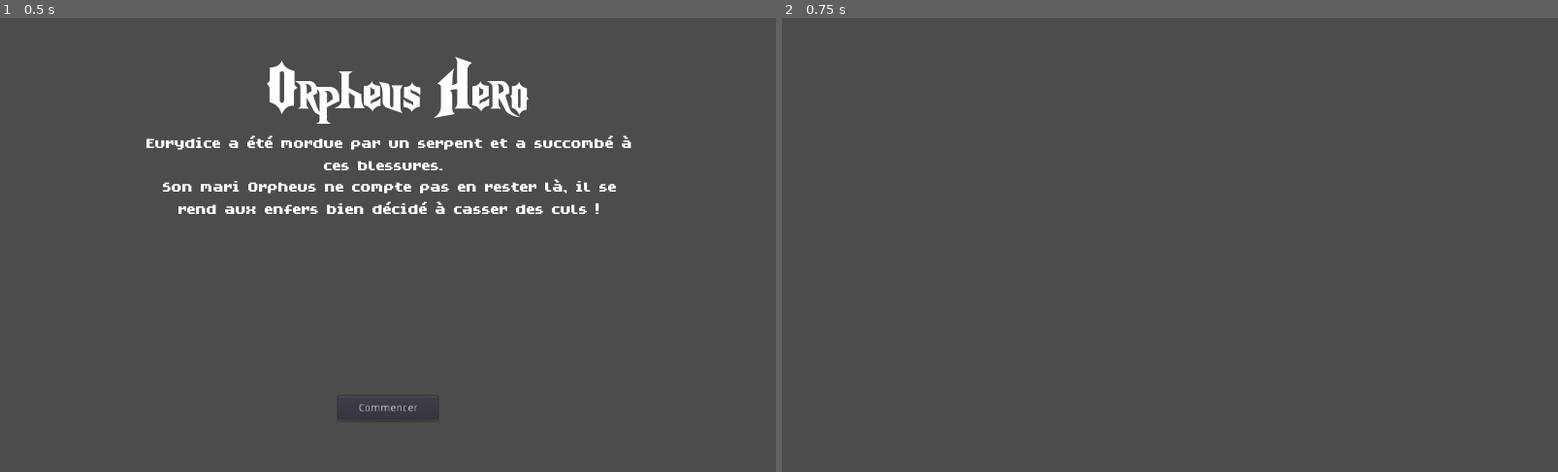
Above: before the commit, frames 1-2 (left to right).
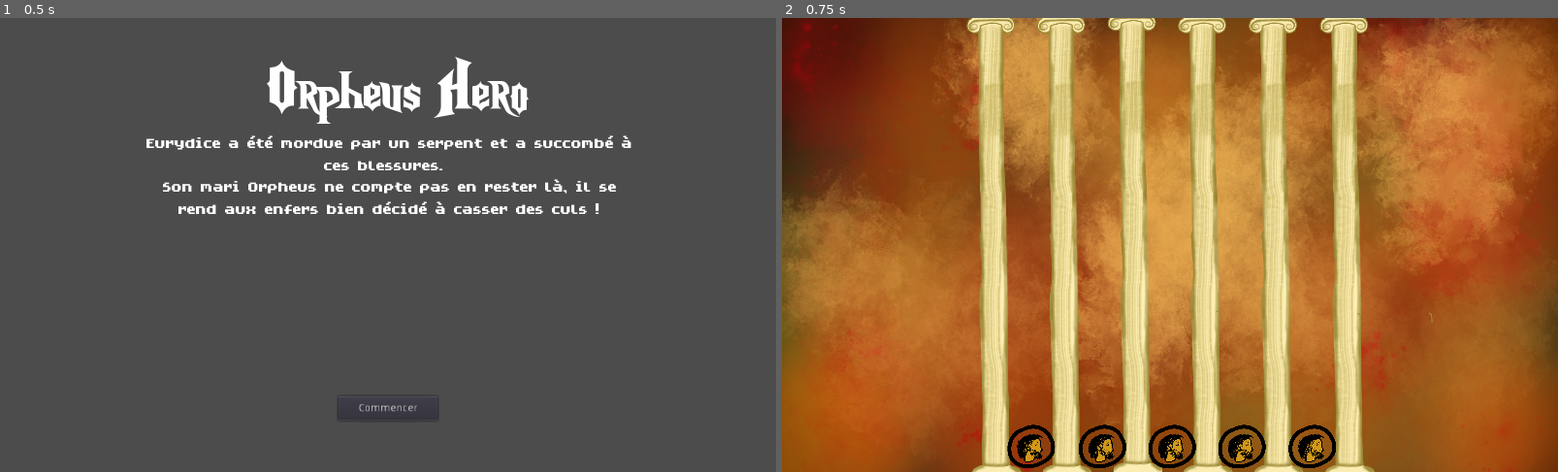
Above: after the commit, the same moments.

Repository: MarianPoirot/OrpheusHero
Game: Godot game, scene res://Scenes/UI/OpeningUI.tscn
The game is run twice, just before and just after one commit, with the same random seed, the same clock (stepped at 60 frames per second) and the same inputs.
Inputs:
- Up to frame 1 (0.5 s): no input
- Up to frame 2 (0.75 s): click "Commencer" at 0.5 s

Frame 1 is identical in both runs. In frame 2, 100% of the frame differs, in the area x 0-100%, y 0-100%.

Commit message:
Linked sprite coin

Diff:
--- a/Scenes/UI/PlayingUI.tscn
+++ b/Scenes/UI/PlayingUI.tscn
@@ -1,27 +1,37 @@
-[gd_scene load_steps=4 format=2]
+[gd_scene load_steps=5 format=2]
 
 [ext_resource path="res://Scripts/UI/PlayingScript.gd" type="Script" id=1]
 [ext_resource path="res://Scenes/World/GameButton.tscn" type="PackedScene" id=2]
 [ext_resource path="res://Scenes/Music/Conductor.tscn" type="PackedScene" id=3]
+[ext_resource path="res://Assets/Sprites/inferno.png" type="Texture" id=4]
 
 [node name="PlayingUI" type="Control"]
 script = ExtResource( 1 )
 
 [node name="Sprite" type="Sprite" parent="."]
+position = Vector2( 512, 300 )
+scale = Vector2( 0.533333, 0.555093 )
+texture = ExtResource( 4 )
 
 [node name="LeftButton" parent="." instance=ExtResource( 2 )]
+position = Vector2( 329, 565 )
+scale = Vector2( 0.132, 0.132 )
 input = "Left"
 
 [node name="MidLeftButton" parent="." instance=ExtResource( 2 )]
+position = Vector2( 700, 565 )
 input = "MidLeft"
 
 [node name="MidButton" parent="." instance=ExtResource( 2 )]
+position = Vector2( 607, 565 )
 input = "Middle"
 
 [node name="MidRightButton" parent="." instance=ExtResource( 2 )]
+position = Vector2( 423, 565 )
 input = "MidRight"
 
 [node name="RightButton" parent="." instance=ExtResource( 2 )]
+position = Vector2( 515, 565 )
 input = "Right"
 
 [node name="Score" type="Label" parent="."]
--- a/Scenes/World/GameButton.tscn
+++ b/Scenes/World/GameButton.tscn
@@ -1,25 +1,31 @@
-[gd_scene load_steps=6 format=2]
+[gd_scene load_steps=8 format=2]
 
 [ext_resource path="res://Scripts/World/GameButtonScript.gd" type="Script" id=1]
+[ext_resource path="res://Assets/Sprites/coin.png" type="Texture" id=2]
 
 [sub_resource type="SpriteFrames" id=1]
 animations = [ {
-"frames": [  ],
+"frames": [ ExtResource( 2 ) ],
 "loop": true,
 "name": "default",
 "speed": 5.0
 } ]
 
 [sub_resource type="RectangleShape2D" id=2]
-extents = Vector2( 4, 1 )
+extents = Vector2( 120, 30 )
 
 [sub_resource type="RectangleShape2D" id=3]
-extents = Vector2( 4, 4 )
+extents = Vector2( 120, 90 )
+
+[sub_resource type="RectangleShape2D" id=5]
+extents = Vector2( 120, 150 )
 
 [sub_resource type="RectangleShape2D" id=4]
-extents = Vector2( 4, 12 )
+extents = Vector2( 120, 210 )
 
 [node name="GameButton" type="AnimatedSprite"]
+position = Vector2( 0, -7.62939e-06 )
+scale = Vector2( 0.132, 0.132 )
 frames = SubResource( 1 )
 script = ExtResource( 1 )
 
@@ -36,11 +42,12 @@
 [node name="GoodArea" type="Area2D" parent="."]
 
 [node name="GoodCollisionShape" type="CollisionShape2D" parent="GoodArea"]
-shape = SubResource( 4 )
+shape = SubResource( 5 )
 
 [node name="OKArea2" type="Area2D" parent="."]
 
 [node name="OKCollisionShape" type="CollisionShape2D" parent="OKArea2"]
+position = Vector2( 0, 7.57582 )
 shape = SubResource( 4 )
 
 [node name="Timer" type="Timer" parent="."]
Not shown, added: Assets/Sprites/cerberus.png.import
Not shown, added: Assets/Sprites/coin.png.import
Not shown, added: Assets/Sprites/inferno.png.import
Not shown, added: Assets/Sprites/orpheus.png.import
